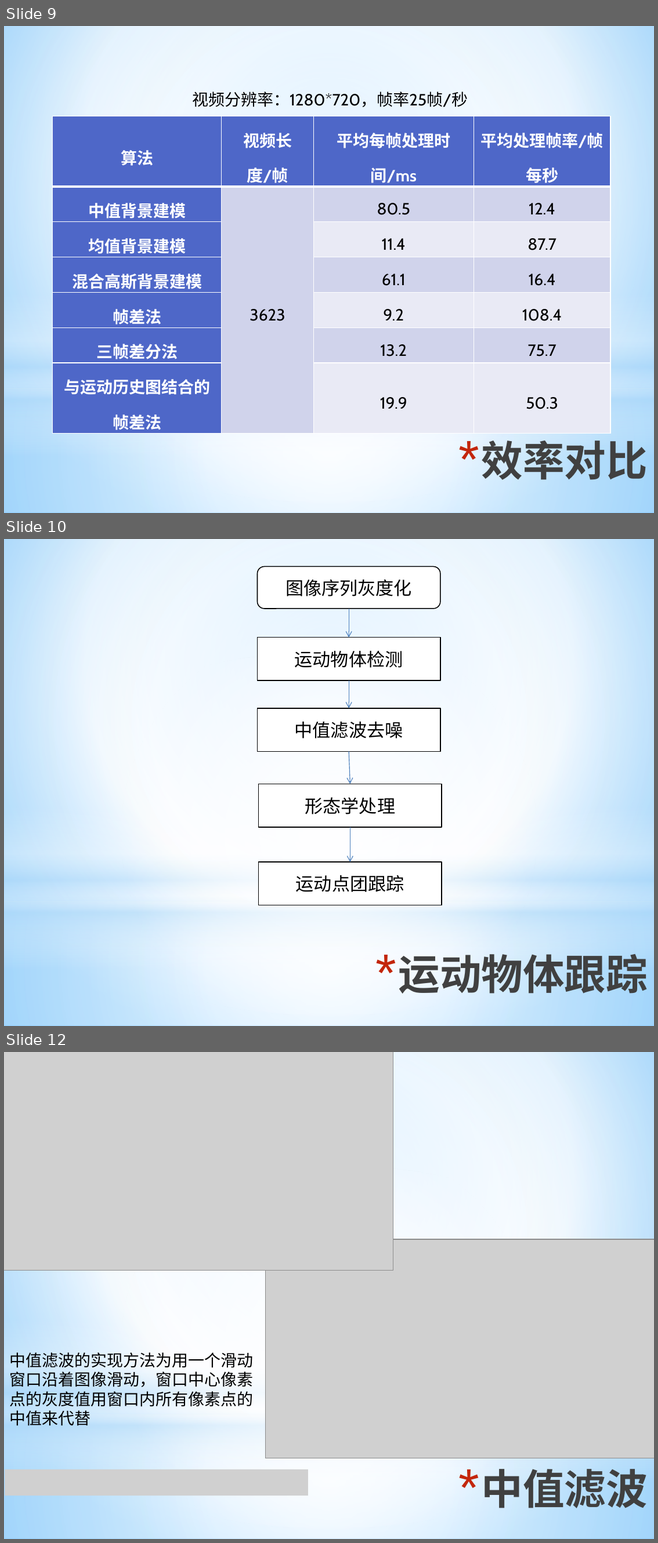
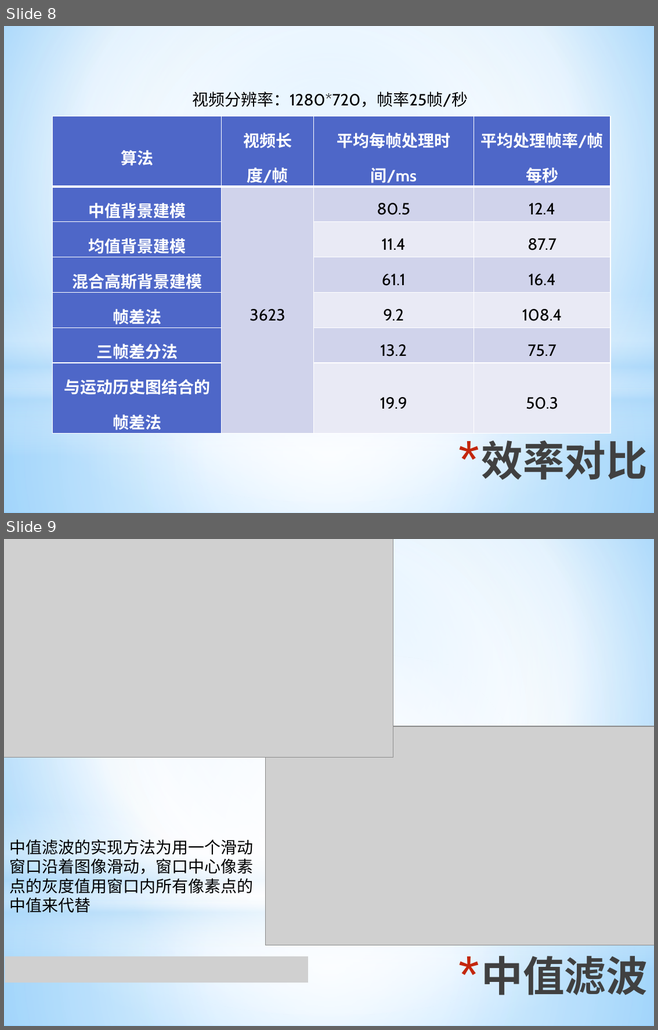
Before and after one commit to ronnyMakhuddin/motion-detect-tiqu, a slide deck: 研究生毕业设计/文档管理/论文_2/毕业设计答辩.pptx. Shown one above the other, each under a label of ours: slides 9, 10 and 12 before the commit, slides 8 and 9 after it; the slides between them are not shown. The pictures are 658x1543 and 658x1030 pixels, drawn with LibreOffice and Linux fonts; fonts in the diff are those of the drawing; grey boxes stand for pictures. Boxes give left, top, right and bottom in pixels: in the first picture for what was removed or moved away, otherwise in the second. Text is boxed around its words. In the diff, an @@ line names an element or a change of style, - is before the commit and + after.

```diff
--- a/研究生毕业设计/文档管理/论文_2/毕业设计答辩.pptx
+++ b/研究生毕业设计/文档管理/论文_2/毕业设计答辩.pptx
@@ slide 10 removed at bbox=[4, 539, 654, 1026], background gradient #9ED5FF to #FFFFFF to #5BB9FF; not listed: 4 template elements that a slide beside it also shows @@
@@ group removed at bbox=[257, 566, 442, 906]: 4 rectangles, 4 arrows, 1 rounded rectangle @@
-图像序列灰度化
-运动物体检测
-中值滤波去噪
-形态学处理
-运动点团跟踪
@@ title removed at bbox=[398, 947, 647, 1000] @@
-* 运动物体跟踪
@@ what was slide 9 is now slide 8 @@
@@ what was slide 12 is now slide 9 @@
```
Also in this commit, not shown: 3 other slides removed.
